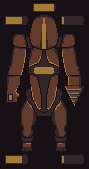
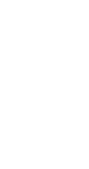
Layered file, before and after one edit (89 × 169). Changes by layer:
hid "Energy" over [5, 3, 84, 164]
hid "arm copy #1" over [6, 14, 85, 152]
hid "Mech copy #1" over [0, 0, 89, 169]